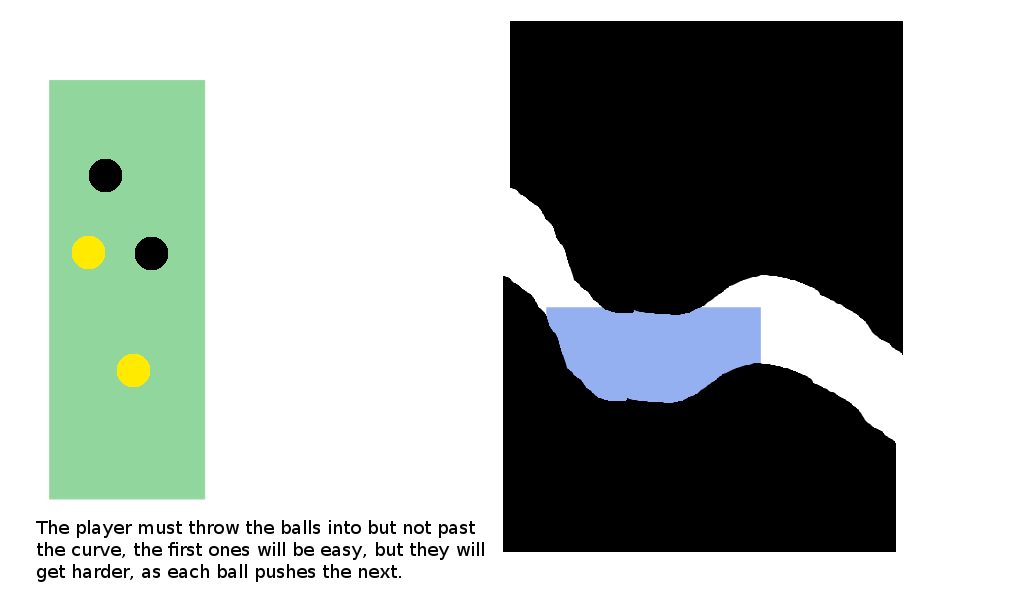
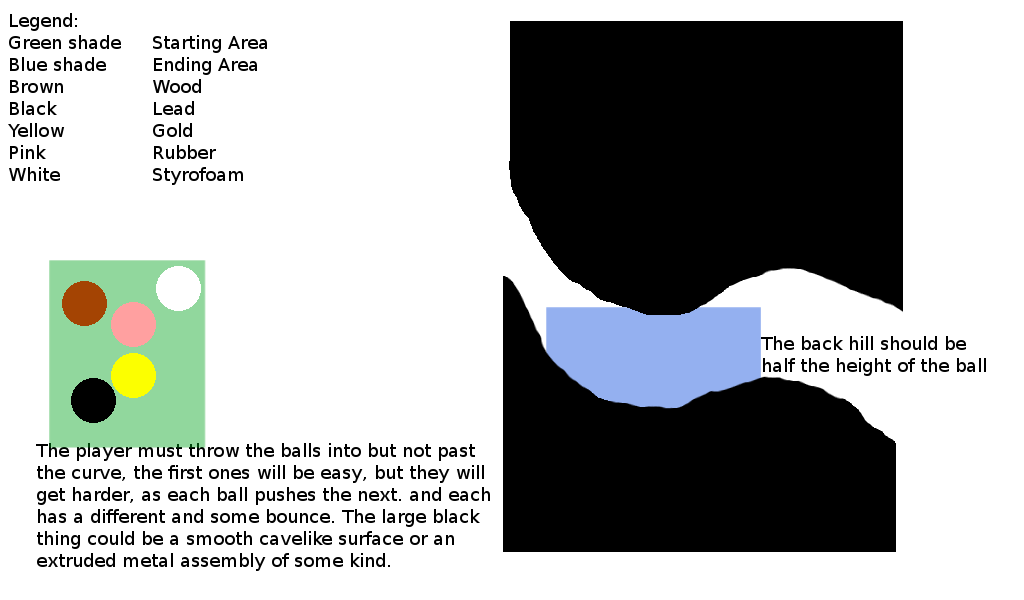
Layered file, before and after one edit (1024×600). Changes by layer:
added layer "Legend: ..." above "Stuff" over 8, 13, 267, 185
painted on "Stuff" over 62, 159, 903, 423
painted on "Starting area" over 49, 80, 206, 500
added layer "The back hill should be half t..." above "The player must throw the ball..." over 761, 336, 986, 376
painted on "The player must throw the ball..." over 36, 443, 490, 582
